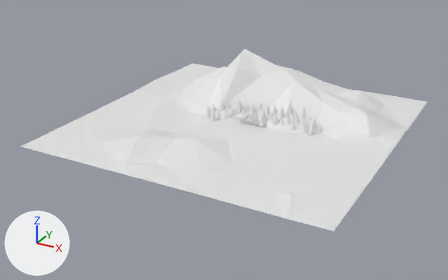
An edit to the Blender file Dinosaur/Dinsosaur.blend, drawn before and after from the same camera.
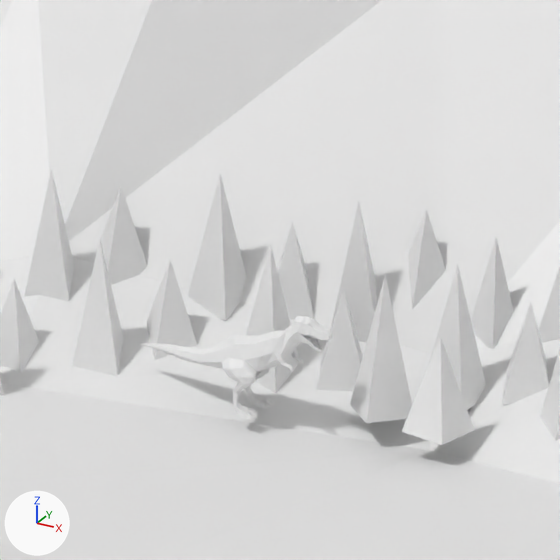
The first picture shows the older version from a 50 mm camera at (70.0, -137.2, 62.2) aimed at (-2.0, -6.1, -3.3). The close-ups show both versions on the part from 48% to 61% of the width and 29% to 49% of the height of that picture; other places that the commit changed are outside them. Lighting does not change. The marker at lower left points along +X, +Y and +Z.

Names of what the first close-up shows: 'Plane', 'Tree', 'Tree.001', 'Tree.002', 'Tree.003', 'Tree.006', 'Tree.008', 'Tree.009', 'Tree.012', 'Tree.014', 'Tree.022', 'landscape'.
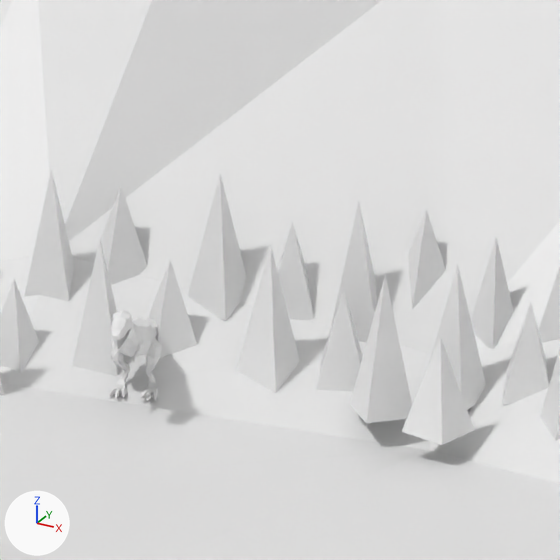
Location of each change, [x1, y1, x2, y2] in pixels of the close-ups (560 x 560 px):
'Plane', moved, turned
    before: [140, 316, 333, 419]
    after: [109, 310, 162, 400]

The change in detail:
Object 'Plane' (ob_plane) moves from (0.0, 0.0, 0.0) to (-3.14, -0.28, 0.0).
Object 'Plane' (ob_plane) turns from (0, 0, 90) to (0, 0, 15) degrees about x, y and z.
